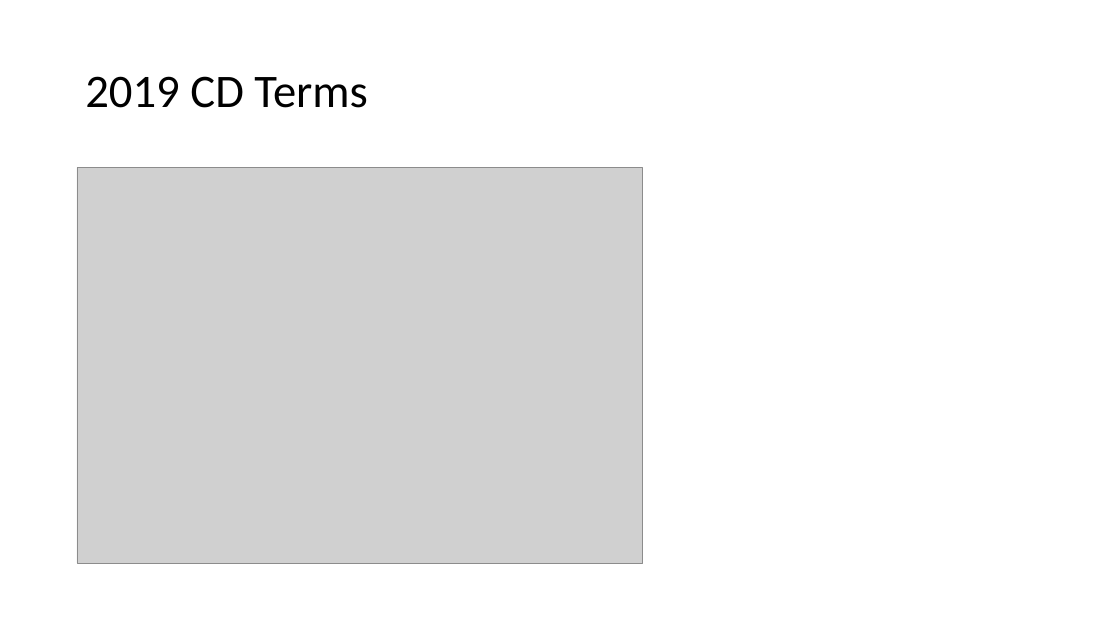
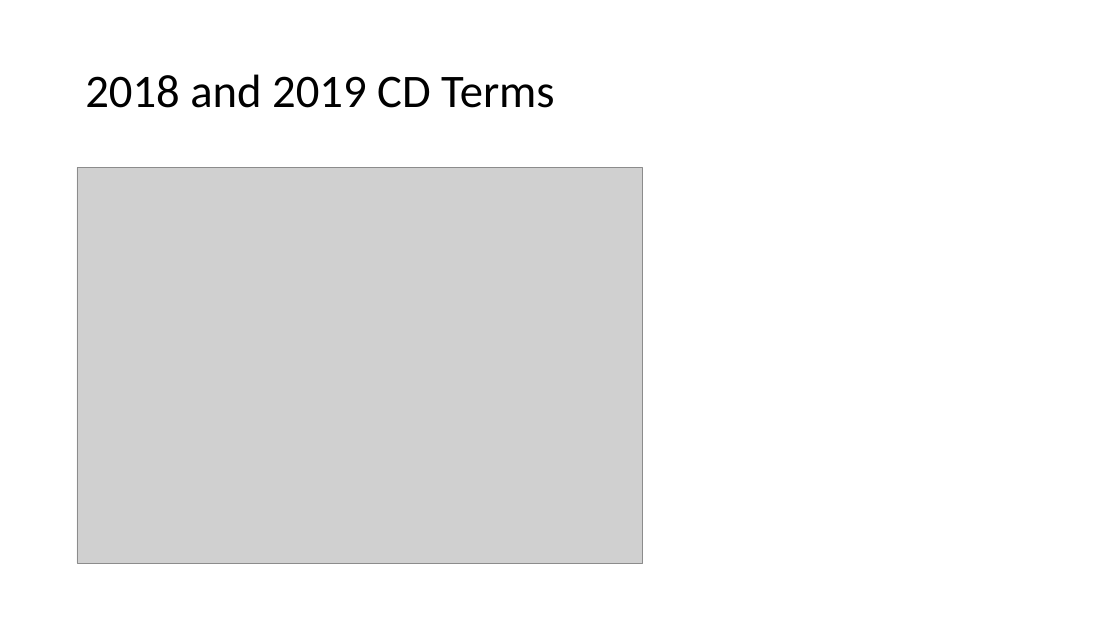
Before and after one commit to StephanieChew-nyc/Stephanie_Chew_Capstone_4, a slide deck: slide 6 of Stephanie_Chew_Capstone_4.pptx (slide 7 before the commit). Drawn at 1120x630 pixels with LibreOffice and Linux fonts; fonts in the diff are those of the drawing; grey boxes stand for pictures. Boxes give left, top, right and bottom in pixels: in the first picture for what was removed or moved away, otherwise in the second. Text is boxed around its words. In the diff, an @@ line names an element or a change of style, - is before the commit and + after.

```diff
--- a/Stephanie_Chew_Capstone_4.pptx
+++ b/Stephanie_Chew_Capstone_4.pptx
@@ title at [85, 74, 554, 108]: text changed @@
-2019 CD Terms
+2018 and 2019 CD Terms
```
Also in this commit, not shown: 3 other slides changed, 1 slide removed, 15 other files.
